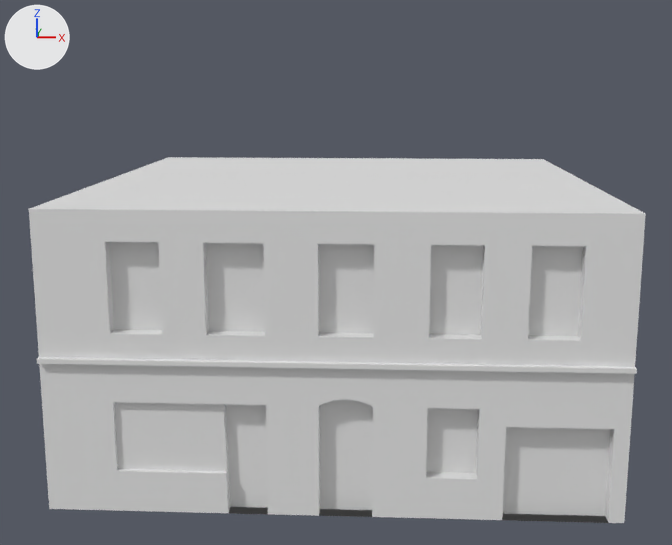
What one commit did to the Blender file Zelinarska_302_6/Zelinarska_302_6.blend.
Camera for both pictures: a 50 mm camera at (3.13, -12.59, 1.78) aimed at (2.43, 0.18, -0.9). The lights are fixed; the arrows at upper left show +X, +Y and +Z.

Script lines for the objects in view, before the commit:
```python
me_plane = bpy.data.meshes.new('Plane')
me_plane.from_pydata(...)  # 221 vertices, 200 faces; spans x -1.0..5.48, y -3.41..3.14, z -9.04..-5.58
# before: 36 (-1.0, 3.14, -5.58) at pixel (168, 157), 37 (-1.0, -3.34, -5.58) at pixel (28, 208), 38 (5.48, -3.34, -5.58) at pixel (645, 213), 39 (5.48, 3.14, -5.58) at pixel (543, 159)
ob_plane = bpy.data.objects.new('Plane', me_plane)
ob_plane.location = (0.32, 0.45, 5.98)
```
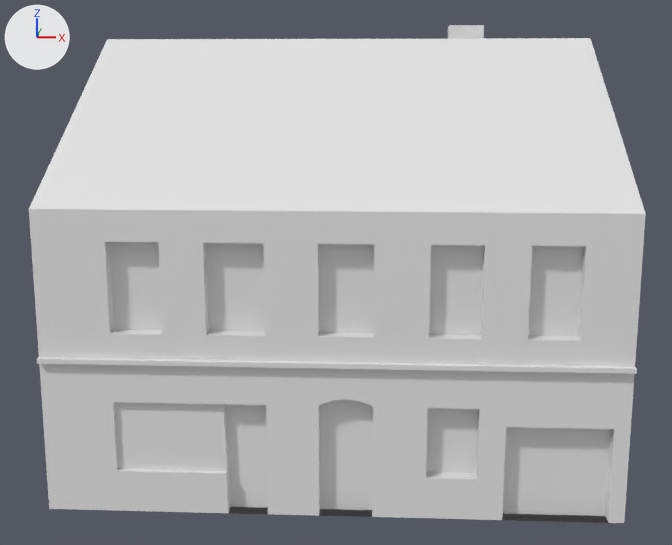
Commit message: Zelinarska 302/6

The change, as a list of edits to the scene's bpy script:
```text
Change me_plane:
    where me_plane.from_pydata(...)  # 221 vertices, 200 faces; spans x -1.0..5.48, y -3.41..3.14, z -9.04..-5.58
    used by ob_plane; location = (0.32, 0.45, 5.98)
    verts and faces of me_plane; kept vertices keep their numbers, new ones are numbered from 221
    me_plane part 1: a new loose piece, a box spanning x 3.64..4.1, y 0.07..0.38, z -5.29..-3.52
    me_plane part 2
    add delete_faces([(36, 37, 38, 39)])
    add verts[221] = (-1.0, -0.03, -3.71)  # pixel (110, 39)
    add verts[222] = (-1.0, -0.17, -3.71)  # pixel (107, 39)
    add verts[223] = (5.48, -0.17, -3.71)  # pixel (590, 38)
    add verts[224] = (5.48, -0.03, -3.71)  # pixel (588, 38)
    add faces += [(36, 221, 224, 39), (221, 222, 223, 224), (37, 38, 223, 222), (38, 39, 224, 223), (36, 37, 222, 221)]
```

Changed parts and their boxes (x1, y1, x2, y2) in the pictures (672 x 545 px):
'Plane', reshaped (36% taller): before (29, 157, 646, 523); after (29, 25, 646, 523)
part 1 of me_plane, added: after (448, 25, 484, 39)
part 2 of me_plane, built on: before (30, 157, 645, 214); after (29, 38, 646, 214)
